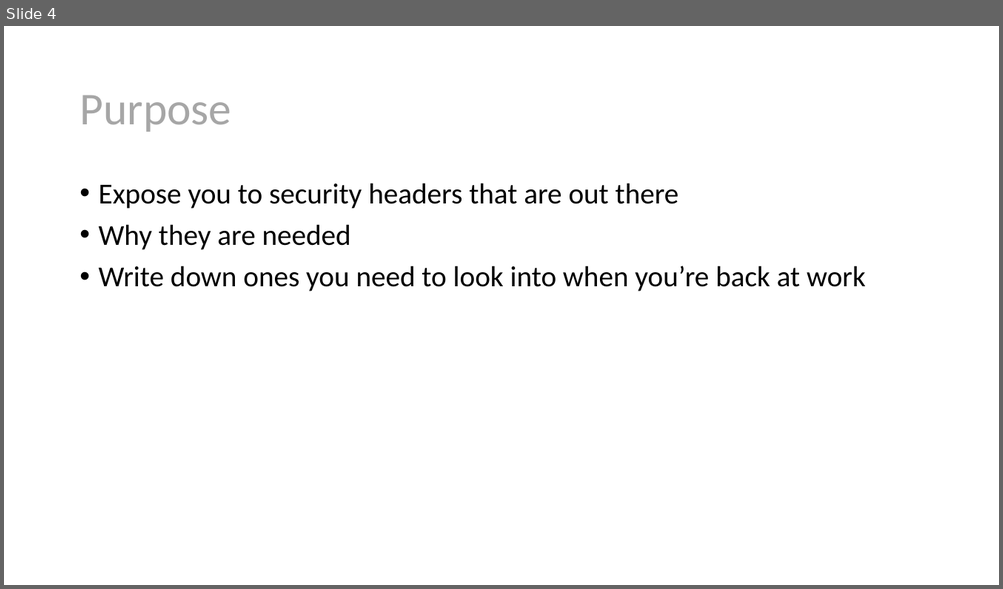
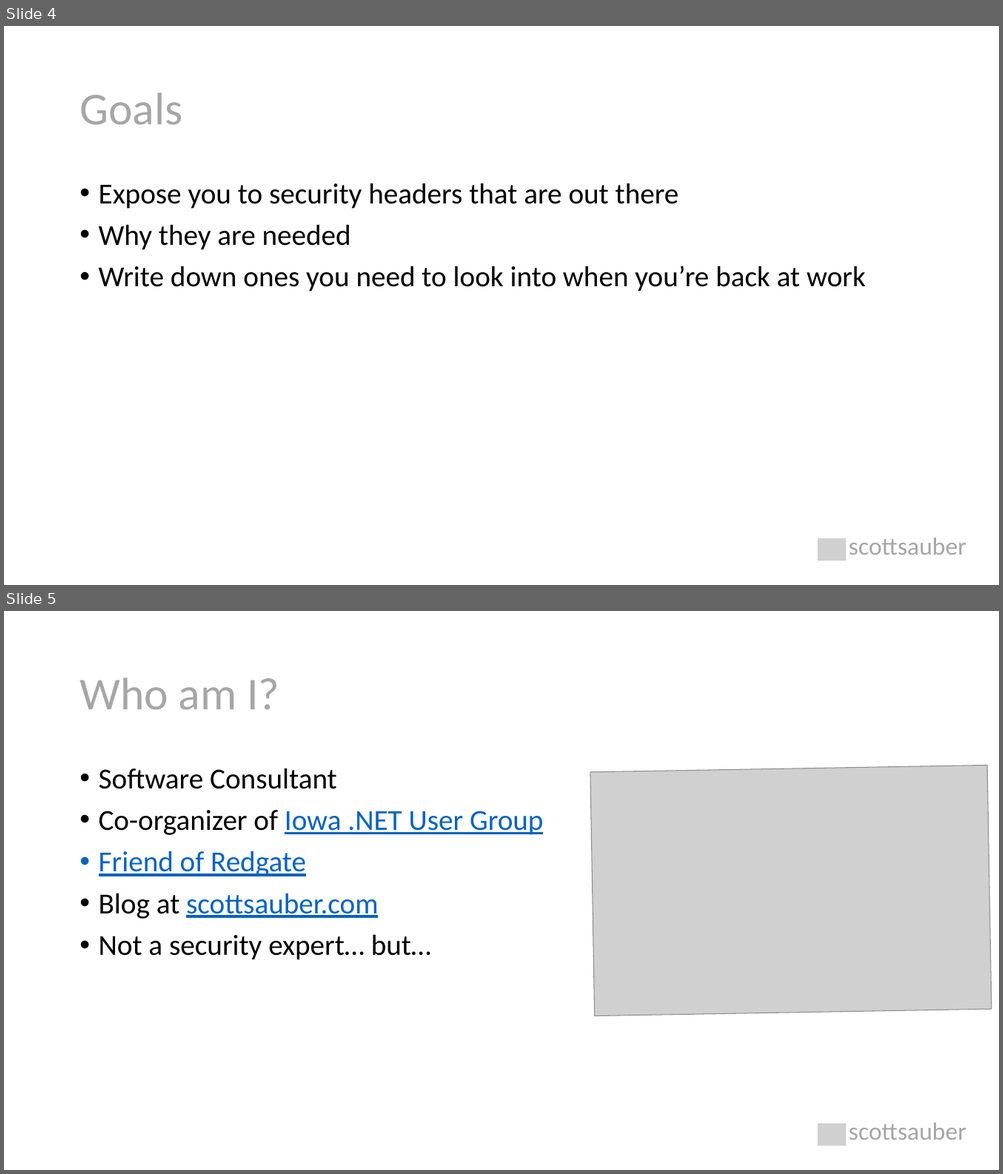
Before and after one commit to nirzaf/DotNetWorkShopTalk, a slide deck: 2021-1-27 - NDC London - Security Headers/Security Headers Explained.pptx. Shown one above the other, each under a label of ours: slide 4 before the commit, slides 4 and 5 after it. The pictures are 1003x589 and 1003x1174 pixels, drawn with LibreOffice and Linux fonts; fonts in the diff are those of the drawing; grey boxes stand for pictures. Boxes give left, top, right and bottom in pixels: in the first picture for what was removed or moved away, otherwise in the second. Text is boxed around its words. In the diff, an @@ line names an element or a change of style, - is before the commit and + after.

Commit message:
updates for security headers talk

```diff
--- a/2021-1-27 - NDC London - Security Headers/Security Headers Explained.pptx
+++ b/2021-1-27 - NDC London - Security Headers/Security Headers Explained.pptx
@@ slide 5 added at [4, 611, 999, 1170], background #FFFFFF @@
@@ title added at [79, 678, 280, 709], 44 pt, text #A6A6A6 @@
+Who am I?
@@ picture added at [591, 765, 992, 1016] @@
@@ text added at [99, 768, 543, 960], 28 pt, text #000000 @@
+• Software Consultant
+• Co-organizer of Iowa .NET User Group
+• Friend of Redgate
+• Blog at scottsauber.com
+• Not a security expert… but…
@@ picture added at [817, 1124, 845, 1146] @@
@@ text added at [848, 1123, 966, 1140], 24 pt, text #A6A6A6 @@
+scottsauber
@@ slide 4 changed as well @@
@@ title at [79, 93, 182, 124]: text changed @@
-Purpose
+Goals
@@ picture added at [817, 539, 845, 561] @@
@@ text added at [848, 538, 966, 555], 24 pt, text #A6A6A6 @@
+scottsauber
```
Also in this commit, not shown: 46 other slides changed, 17 other slides added, 14 slides removed, 2 other files.
